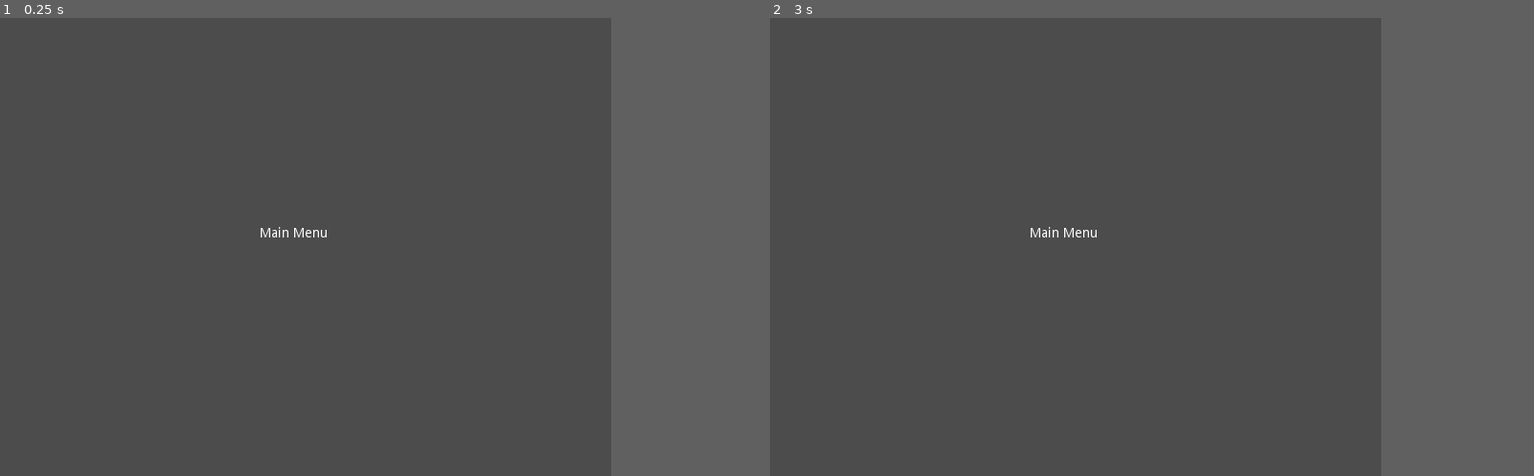
Above: before the commit, frames 1-2 (left to right).
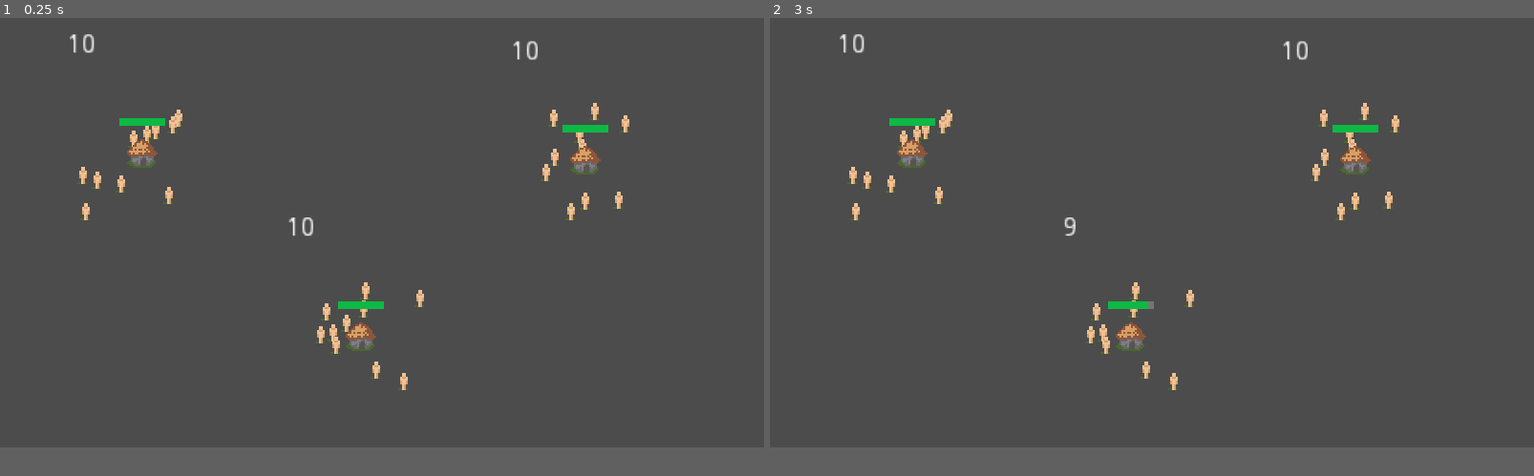
Above: after the commit, the same moments.

Repository: svntax/LD43-SMBM
Game: Godot game, scene res://Scenes/gameplay.tscn
Same seed, same stepped clock (60 frames per second), same inputs: the game is played once before the commit and once after it. Before the commit the project starts from res://Scenes/main_menu.tscn.
Inputs (mouse positions are in pixels of both pictures, inside the frame that each line leads up to):
- Up to frame 1 (0.25 s): no input
- Up to frame 2 (3 s): tap Enter at 0.5, 2 s; move the mouse to (1213, 224) at 0.52 s; click (1213, 224) at 0.67 s; tap Space at 1.25, 2.75 s; move the mouse to (953, 269) at 1.27 s; click (953, 269) at 1.42 s; move the mouse to (1136, 146) at 2.02 s; click (1136, 146) at 2.17 s; move the mouse to (1045, 338) at 2.77 s; click (1045, 338) at 2.92 s
The window is 640x480 before the commit and 800x450 after it. Grey fills any space a smaller window leaves; there, only what the larger window draws over its background counts as a difference.

The runs differ from the first frame. In frame 1, 1.9% of the frame differs, in the area x 9-83%, y 3-82%; in frame 2, 1.9%.

Commit message:
Prototype for clicking on villagers

Diff:
--- /dev/null
+++ b/Scenes/gameplay.tscn
@@ -0,0 +1,42 @@
+[gd_scene load_steps=2 format=2]
+
+[ext_resource path="res://Scenes/village.tscn" type="PackedScene" id=1]
+
+[node name="Root" type="Node2D"]
+
+[node name="Village" parent="." index="0" instance=ExtResource( 1 )]
+
+position = Vector2( 306.689, 73.9838 )
+
+[node name="Village2" parent="." index="1" instance=ExtResource( 1 )]
+
+position = Vector2( 189.132, 166.266 )
+
+[node name="Village3" parent="." index="2" instance=ExtResource( 1 )]
+
+position = Vector2( 74.375, 70.3488 )
+
+[node name="Camera2D" type="Camera2D" parent="." index="3"]
+
+anchor_mode = 0
+rotating = false
+current = true
+zoom = Vector2( 0.5, 0.5 )
+limit_left = -10000000
+limit_top = -10000000
+limit_right = 10000000
+limit_bottom = 10000000
+limit_smoothed = false
+drag_margin_h_enabled = true
+drag_margin_v_enabled = true
+smoothing_enabled = false
+smoothing_speed = 5.0
+offset_v = 0.0
+offset_h = 0.0
+drag_margin_left = 0.2
+drag_margin_top = 0.2
+drag_margin_right = 0.2
+drag_margin_bottom = 0.2
+editor_draw_screen = true
+editor_draw_limits = false
+editor_draw_drag_margin = false
--- a/Scenes/main_menu.tscn
+++ b/Scenes/main_menu.tscn
@@ -1,6 +1,6 @@
 [gd_scene format=2]
 
-[node name="Node" type="Node" index="0"]
+[node name="Node" type="Node"]
 
 [node name="Label" type="Label" parent="." index="0"]
 
--- /dev/null
+++ b/Scenes/village.tscn
@@ -0,0 +1,126 @@
+[gd_scene load_steps=5 format=2]
+
+[ext_resource path="res://Scripts/village_controls.gd" type="Script" id=1]
+[ext_resource path="res://Sprites/village.png" type="Texture" id=2]
+
+[sub_resource type="StyleBoxFlat" id=2]
+
+content_margin_left = -1.0
+content_margin_right = -1.0
+content_margin_top = -1.0
+content_margin_bottom = -1.0
+bg_color = Color( 0.0539246, 0.726563, 0.269379, 1 )
+draw_center = true
+border_width_left = 0
+border_width_top = 0
+border_width_right = 0
+border_width_bottom = 0
+border_color = Color( 0.8, 0.8, 0.8, 1 )
+border_blend = false
+corner_radius_top_left = 0
+corner_radius_top_right = 0
+corner_radius_bottom_right = 0
+corner_radius_bottom_left = 0
+corner_detail = 8
+expand_margin_left = 0.0
+expand_margin_right = 0.0
+expand_margin_top = 0.0
+expand_margin_bottom = 0.0
+shadow_color = Color( 0, 0, 0, 0.6 )
+shadow_size = 0
+anti_aliasing = true
+anti_aliasing_size = 1
+
+[sub_resource type="StyleBoxFlat" id=3]
+
+content_margin_left = -1.0
+content_margin_right = -1.0
+content_margin_top = -1.0
+content_margin_bottom = -1.0
+bg_color = Color( 0.460938, 0.460938, 0.460938, 1 )
+draw_center = true
+border_width_left = 0
+border_width_top = 0
+border_width_right = 0
+border_width_bottom = 0
+border_color = Color( 0.8, 0.8, 0.8, 1 )
+border_blend = false
+corner_radius_top_left = 0
+corner_radius_top_right = 0
+corner_radius_bottom_right = 0
+corner_radius_bottom_left = 0
+corner_detail = 8
+expand_margin_left = 0.0
+expand_margin_right = 0.0
+expand_margin_top = 0.0
+expand_margin_bottom = 0.0
+shadow_color = Color( 0, 0, 0, 0.6 )
+shadow_size = 0
+anti_aliasing = true
+anti_aliasing_size = 1
+
+[node name="Village" type="Node2D"]
+
+script = ExtResource( 1 )
+_sections_unfolded = [ "Transform", "Visibility", "Z Index" ]
+
+[node name="YSort" type="YSort" parent="." index="0"]
+
+sort_enabled = true
+
+[node name="BuildingSprite" type="Sprite" parent="YSort" index="0"]
+
+texture = ExtResource( 2 )
+_sections_unfolded = [ "Material", "Visibility" ]
+
+[node name="Lifebar" type="ProgressBar" parent="." index="1"]
+
+anchor_left = 0.0
+anchor_top = 0.0
+anchor_right = 0.0
+anchor_bottom = 0.0
+margin_left = -12.0
+margin_top = -18.0
+margin_right = 12.0
+margin_bottom = -14.0
+rect_pivot_offset = Vector2( 0, 0 )
+rect_clip_content = false
+mouse_filter = 1
+mouse_default_cursor_shape = 0
+size_flags_horizontal = 1
+size_flags_vertical = 0
+custom_styles/fg = SubResource( 2 )
+custom_styles/bg = SubResource( 3 )
+min_value = 0.0
+max_value = 10.0
+step = 1.0
+page = 0.0
+value = 10.0
+exp_edit = false
+rounded = false
+percent_visible = false
+_sections_unfolded = [ "Mouse", "Rect", "Theme", "custom_styles" ]
+
+[node name="PopulationLabel" type="Label" parent="." index="2"]
+
+anchor_left = 0.5
+anchor_top = 0.5
+anchor_right = 0.5
+anchor_bottom = 0.5
+margin_left = -52.0
+margin_top = -63.0
+margin_right = -12.0
+margin_bottom = -49.0
+rect_pivot_offset = Vector2( 0, 0 )
+rect_clip_content = false
+mouse_filter = 2
+mouse_default_cursor_shape = 0
+size_flags_horizontal = 1
+size_flags_vertical = 4
+text = "10"
+align = 1
+valign = 1
+percent_visible = 1.0
+lines_skipped = 0
+max_lines_visible = -1
+_sections_unfolded = [ "Anchor", "Margin" ]
--- /dev/null
+++ b/Scenes/villager.tscn
@@ -0,0 +1,43 @@
+[gd_scene load_steps=4 format=2]
+
+[ext_resource path="res://Scripts/person_unit.gd" type="Script" id=1]
+[ext_resource path="res://Sprites/villager.png" type="Texture" id=2]
+
+[sub_resource type="CapsuleShape2D" id=1]
+
+custom_solver_bias = 0.0
+radius = 4.0
+height = 6.0
+
+[node name="Villager" type="Node2D" index="0" groups=[
+"Villagers",
+]]
+
+script = ExtResource( 1 )
+
+[node name="Timer" type="Timer" parent="." index="0"]
+
+process_mode = 1
+wait_time = 1.0
+one_shot = false
+autostart = false
+
+[node name="Sprite" type="Sprite" parent="." index="1"]
+
+texture = ExtResource( 2 )
+
+[node name="Hitbox" type="Area2D" parent="." index="2"]
+
+input_pickable = true
+gravity_vec = Vector2( 0, 1 )
+gravity = 98.0
+linear_damp = 0.1
+angular_damp = 1.0
+audio_bus_override = false
+audio_bus_name = "Master"
+
+[node name="CollisionShape2D" type="CollisionShape2D" parent="Hitbox" index="0"]
+
+shape = SubResource( 1 )
+
+[connection signal="input_event" from="Hitbox" to="." method="_on_Hitbox_input_event"]
--- /dev/null
+++ b/Scripts/person_unit.gd
@@ -0,0 +1,20 @@
+extends Node2D
+
+var originalPos
+var isVillager
+
+func _ready():
+    originalPos = self.position
+    isVillager = true
+
+func _process(delta):
+    # Called every frame. Delta is time since last frame.
+    # Update game logic here.
+    pass
+
+func _on_Hitbox_input_event(viewport, event, shape_idx):
+    if(event is InputEventMouseButton && event.pressed && event.button_index == BUTTON_LEFT):
+        if(isVillager):
+            isVillager = false
+            get_parent().get_parent().reducePopulation(1)
+            find_node("Sprite").hide()
--- /dev/null
+++ b/Scripts/village_controls.gd
@@ -0,0 +1,30 @@
+extends Node2D
+
+var population
+var populationLabel
+var lifebar
+
+var villagerObject = load("res://Scenes/villager.tscn")
+
+func _ready():
+    randomize()
+    population = 10
+    populationLabel = find_node("PopulationLabel")
+    lifebar = find_node("Lifebar")
+    populationLabel.text = str(population)
+    for i in range(population):
+        var villager = villagerObject.instance()
+        get_node("YSort").add_child(villager)
+        villager.translate(Vector2(rand_range(-32, 32), rand_range(-32, 32)))
+
+func _process(delta):
+    # Called every frame. Delta is time since last frame.
+    # Update game logic here.
+    pass
+
+func reducePopulation(amount):
+    population -= amount
+    if(population < 0):
+        population = 0
+    populationLabel.text = str(population)
+    lifebar.value = population
--- a/project.godot
+++ b/project.godot
@@ -11,13 +11,13 @@
 [application]
 
 config/name="LudumDare43"
-run/main_scene="res://Scenes/main_menu.tscn"
+run/main_scene="res://Scenes/gameplay.tscn"
 config/icon="res://icon.png"
 
 [display]
 
-window/size/width=640
-window/size/height=480
+window/size/width=800
+window/size/height=450
 window/stretch/mode="2d"
 window/stretch/aspect="keep"
 
Binary file added: Sprites/village.png
Not shown, added: Sprites/village.png.import
Binary file added: Sprites/villager.png
Not shown, added: Sprites/villager.png.import
Binary file added: Sprites/warrior.png
Not shown, added: Sprites/warrior.png.import
